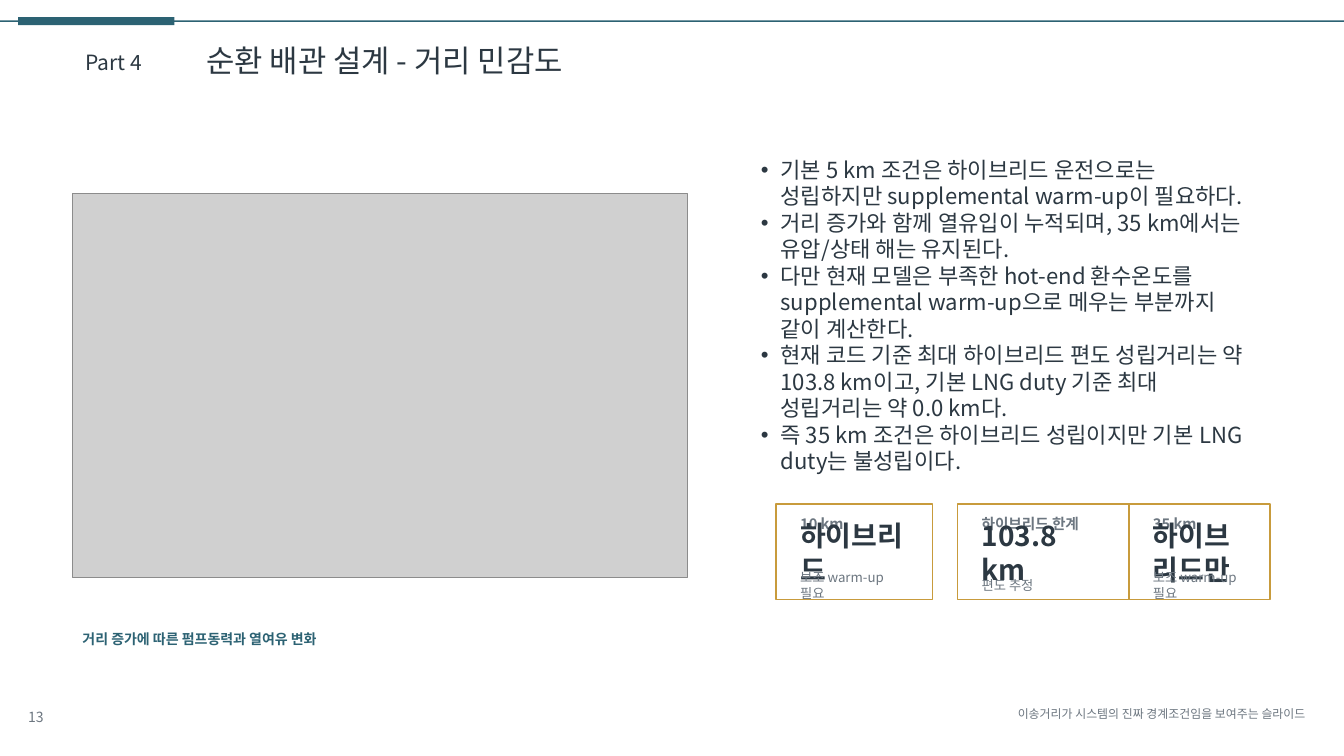
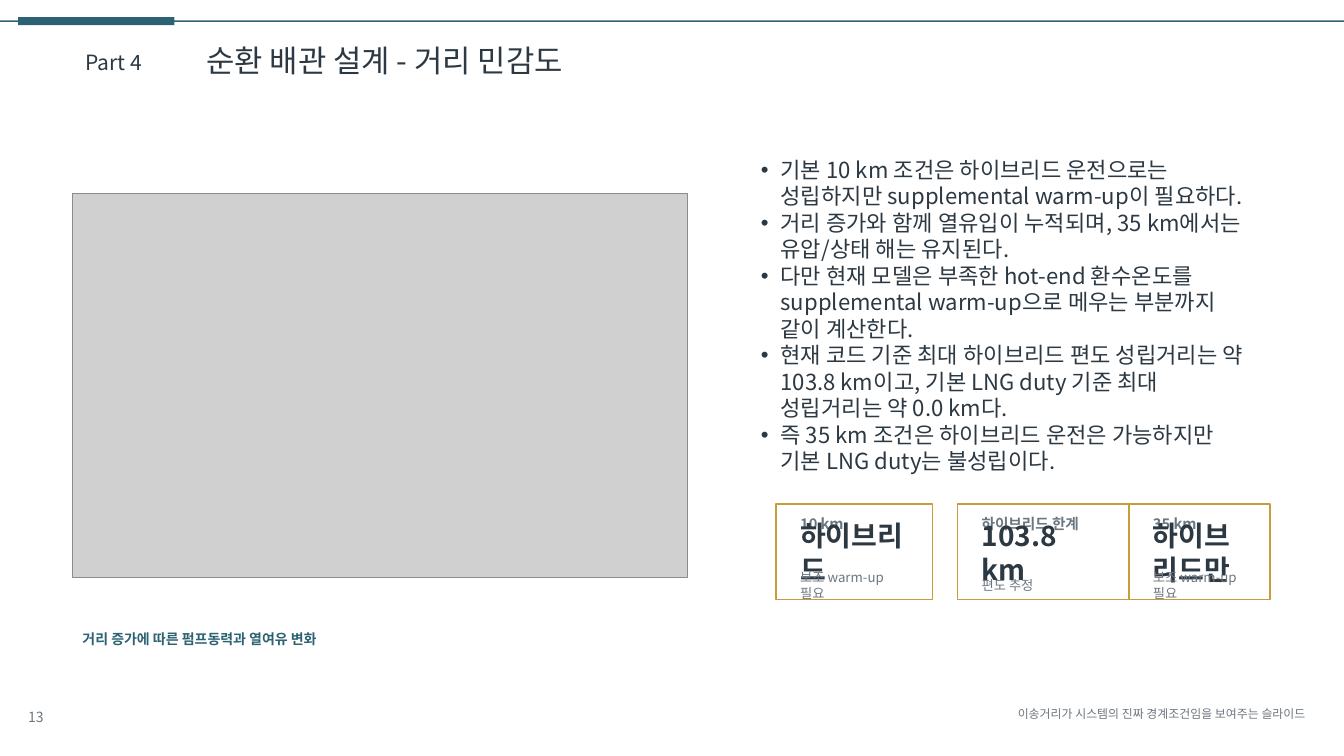
Before and after one commit to CuriousN006/lng-idc-design-study, a slide deck: slide 13 of deliverables/presentation_draft.pptx. Drawn at 1344x756 pixels with LibreOffice and Linux fonts; fonts in the diff are those of the drawing; grey boxes stand for pictures. Boxes give left, top, right and bottom in pixels: in the first picture for what was removed or moved away, otherwise in the second. Text is boxed around its words. In the diff, an @@ line names an element or a change of style, - is before the commit and + after.

```diff
--- a/deliverables/presentation_draft.pptx
+++ b/deliverables/presentation_draft.pptx
@@ text at (x1=781, y1=159, x2=1243, y2=209): text changed @@
-• 기본 5 km 조건은 하이브리드 운전으로는 성립하지만 supplemental warm-up이 필요하다.
+• 기본 10 km 조건은 하이브리드 운전으로는 성립하지만 supplemental warm-up이 필요하다.
@@ text at (x1=781, y1=424, x2=1214, y2=474): text changed @@
-• 즉 35 km 조건은 하이브리드 성립이지만 기본 LNG duty는 불성립이다.
+• 즉 35 km 조건은 하이브리드 운전은 가능하지만 기본 LNG duty는 불성립이다.
```
Also in this commit, not shown: 3 other slides changed, 13 other files.
